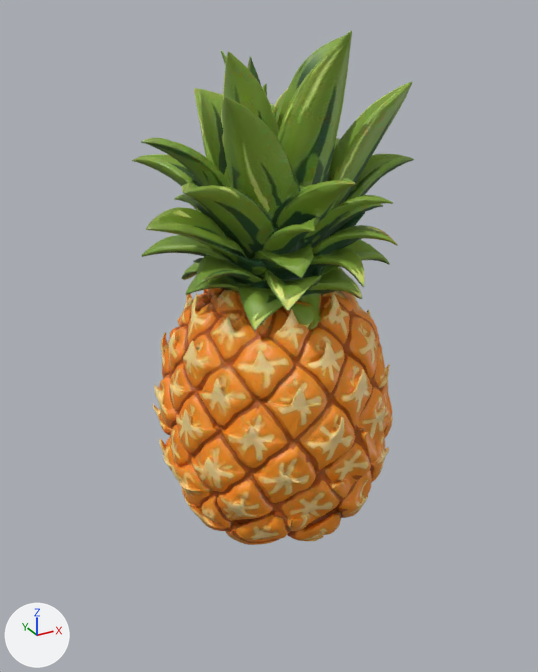
The glTF model proyectos/mapa-tabasco/modelos/pina.glb, before and after one commit.
Both versions are drawn from a 50 mm lens placed at (-1.28, -2.32, 1.01), pointed at (-0.02, -0.03, -0.14). Arrows for +X, +Y and +Z are at lower left; the lights stay in place. The first picture is the older version. Mesh edges are drawn as thin lines on the coarser meshes. Where no turn or scale is listed for an object, it has been applied to the vertices.
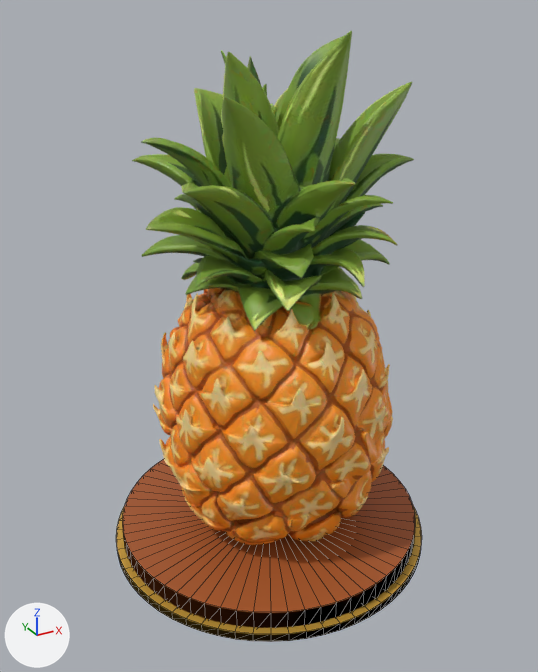
Pixel boxes [x1, y1, x2, y2] of what changed, in the pictures (538 x 672 px):
```json
{"object": "pedestal", "change": "added", "after": [116, 459, 422, 642], "faces in mat_pedestal (brown #a65728)": [123, 459, 415, 628], "faces in mat_oro (orange #e7b349)": [116, 506, 422, 642]}
```

Scene script edits in JSON lines:
```json
{"op": "add", "block": "mat_pedestal", "code": ["mat_pedestal = principled_material('pedestal')", "mat_pedestal.base_color = (0.379, 0.0963, 0.021)  # brown #a65728", "mat_pedestal.roughness = 0.55"]}
{"op": "add", "block": "mat_oro", "code": ["mat_oro = principled_material('oro')", "mat_oro.base_color = (0.797, 0.453, 0.0658)  # orange #e7b349", "mat_oro.metallic = 0.45", "mat_oro.roughness = 0.4"]}
{"op": "add", "block": "me_pedestal", "code": ["me_pedestal = bpy.data.meshes.new('pedestal')", "me_pedestal.from_pydata(...)  # 264 vertices, 512 faces; spans x -0.652..0.652, y -0.652..0.652, z -1.057..-0.953", "# faces by material slot: [256, 256]", "me_pedestal.materials.append(mat_pedestal)  # brown #a65728", "me_pedestal.materials.append(mat_oro)  # orange #e7b349"]}
{"op": "add", "block": "ob_pedestal", "code": ["ob_pedestal = bpy.data.objects.new('pedestal', me_pedestal)", "ob_pedestal.location = (-0.006, 0.001, 0.0)"]}
```
